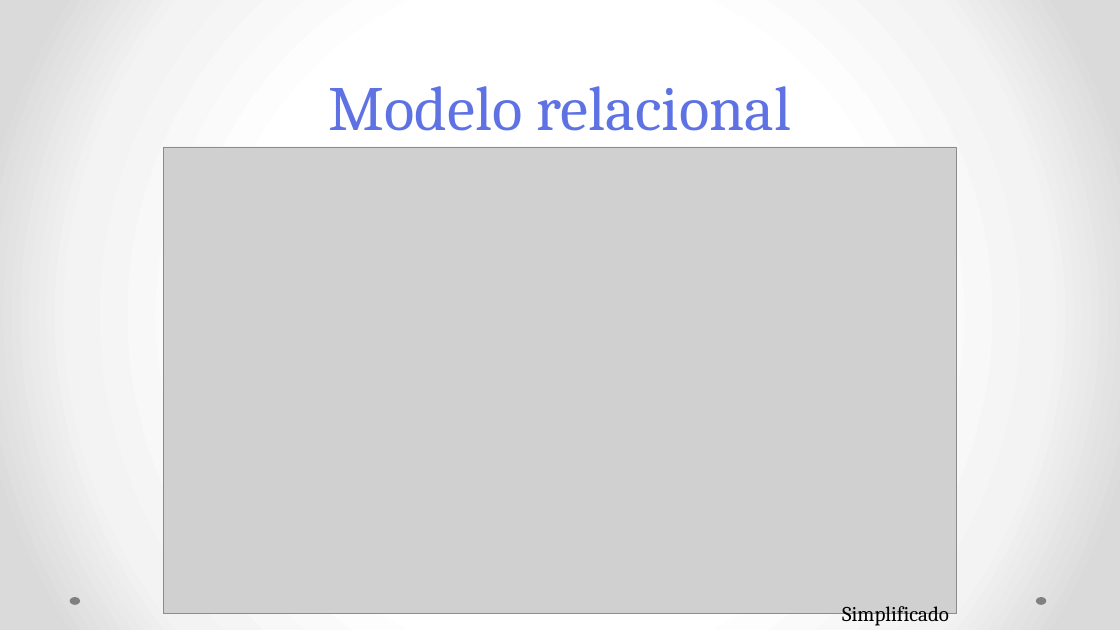
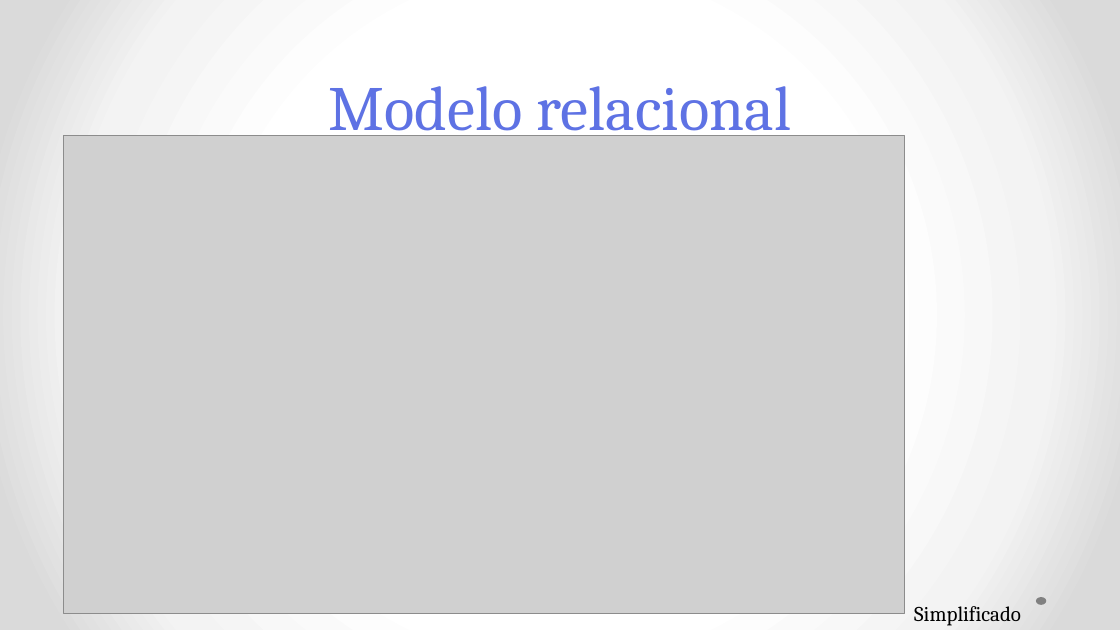
Before and after one commit to ThelmaLemus/Law, a slide deck: slide 27 of Lawbrary2.pptx. Drawn at 1120x630 pixels with LibreOffice and Linux fonts; fonts in the diff are those of the drawing; grey boxes stand for pictures. Boxes give left, top, right and bottom in pixels: in the first picture for what was removed or moved away, otherwise in the second. Text is boxed around its words. In the diff, an @@ line names an element or a change of style, - is before the commit and + after.

```diff
--- a/Lawbrary2.pptx
+++ b/Lawbrary2.pptx
@@ picture: place and size @@
-picture at [164,147,956,614]
+picture at [63,135,905,614]
@@ ellipse removed at [70,597,80,605] @@
@@ text "Simplificado": place and size @@
-text "Simplificado" at [842,606,949,626]
+text "Simplificado" at [914,606,1021,626]
```
Also in this commit, not shown: 4 other slides changed.
